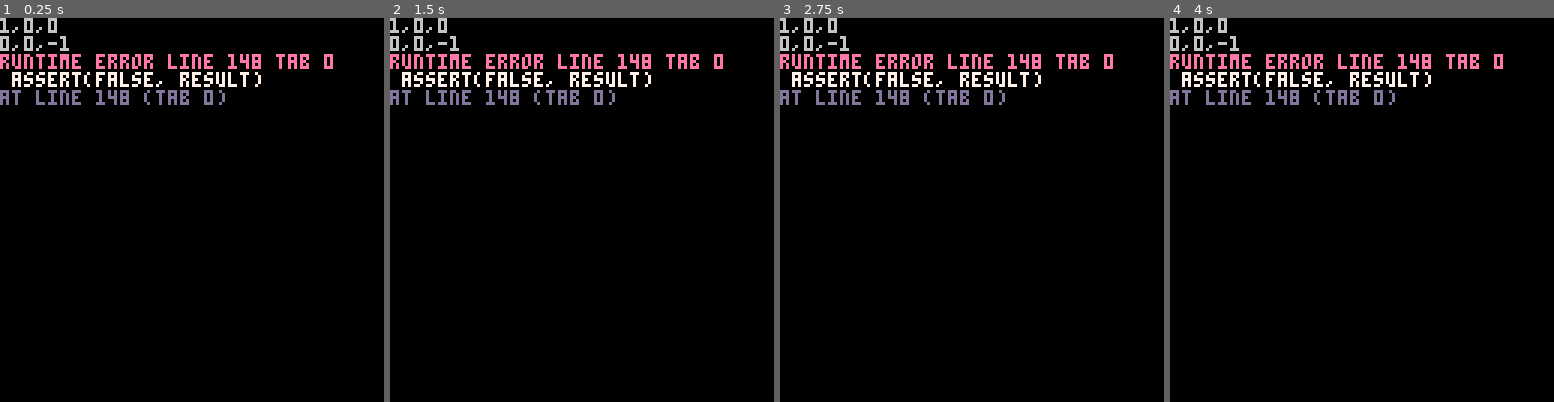
Above: before the commit, frames 1-4 (left to right).
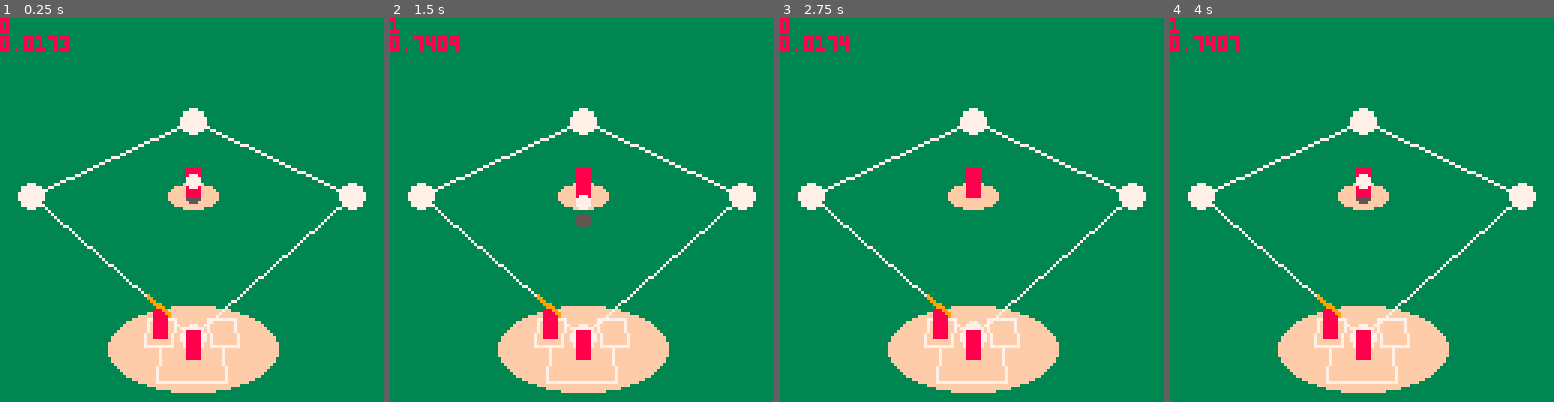
Above: after the commit, the same moments.

Repository: nucleartide/Baseball-WIth-Friends
Game: PICO-8 cartridge baseball-with-friends.p8
Two runs of this game, one before a commit and one after it. Both use one fixed random seed, a clock stepped at 60 frames per second and the inputs below.
Inputs:
- Up to frame 1 (0.25 s): no input
- Up to frame 2 (1.5 s): tap O (Z key) at 0.33, 0.7, 1.43 s; tap X (X key) at 1.07 s
- Up to frame 3 (2.75 s): hold Left 1.97-2.37 s; tap X (X key) at 2.07, 2.4, 2.73 s; tap O (Z key) at 2.22 s; hold Down from 2.42 s (still down)
- Up to frame 4 (4 s): release Down at 2.82 s; hold Right 2.87-3.53 s; tap X (X key) at 3.07, 3.4, 3.73 s; tap O (Z key) at 3.1, 3.98 s; hold Up from 3.58 s (still down)

The runs differ from the first frame. In frame 1, 100% of the frame differs, in the area x 0-100%, y 0-100%; in frame 2, 100%; in frame 3, 100%; in frame 4, 100%.
Error before the commit: runtime error line 148 tab 0; assert(false, result); at line 148 (tab 0)

Commit message:
draw bat

Diff:
--- a/baseball-with-friends.p8
+++ b/baseball-with-friends.p8
@@ -223,23 +223,14 @@
 batter_running_unsafe = 3
 batter_running_safe = 4
 
+-- goal for today: get this bat drawn and animated.
 function batter(x, z, player_num, handedness)
-    -- handedness = handedness or 'right'
-    -- local bat_aim_x = handedness=='right' and 5 or -5
-
     -- determine the rel_to_home_plate_pos.
     handedness = handedness or 'right'
     local rel_to_home_plate_x = handedness=='right' and -7 or 7
-
-    -- computed props:
-    -- get_batter_worldspace(batter, home_plate_pos)
-
-    -- maintain 2 points in batter space to create the bat.
-    -- local top_point = vec3() -- y=topofchar, x=-side*2
-    local bottom_point = vec3() -- y=halfheight, x=side*2
-    -- rotate the bottom point in order to swing the bat.
-
-    return assign(player(vec3(x, 0, z), player_num), {
+    local player_obj = player(vec3(x, 0, z), player_num)
+
+    return assign(player_obj, {
         -- state of player.
         state = batter_batting,
 
@@ -248,7 +239,19 @@
         handedness = handedness,
 
         -- relative to home_plate_pos.
+        -- this is where the batter stands at home plate.
         rel_to_home_plate_pos = vec3(rel_to_home_plate_x, 0, 0),
+
+        -- data representation of a held bat.
+        -- pivot --- bat_knob ===== bat_end
+        pivot = vec3(2.5, player_obj.h*.5, 0),
+        pivot_to_bat_knob_len = .5,
+        bat_knob_to_bat_end_len = 5,
+
+        bat_z_angle = -.125, -- apply this rotation first.
+        bat_aim_angle = 0, -- use this to determine swing axis.
+        bat_swing_angle = 0, -- angle around swing axis.
+        -- get_swing_axis
 
         --
         -- bat animation fields.
@@ -278,6 +281,7 @@
 end
 
 function get_batter_worldspace(b, home_plate_pos)
+    assert(home_plate_pos~=nil)
     return worldspace(home_plate_pos, b.rel_to_home_plate_pos)
 end
 
@@ -403,6 +407,32 @@
 function draw_batter(b)
     assert(bases[1].x~=nil)
     draw_player(b, get_batter_worldspace(b, bases[1]))
+
+    --
+    -- draw the player's bat.
+    --
+
+    -- compute the knob point.
+    local knob = vec3()
+    knob.y += b.pivot_to_bat_knob_len
+
+    -- compute the end point.
+    local bat_end = vec3_set(vec3(), knob)
+    bat_end.y += b.bat_knob_to_bat_end_len
+
+    -- rotate.
+    local angle = b.bat_z_angle
+    local rotated_knob = rotate_angle_axis(knob, angle, vec3(0, 0, 1))
+    local rotated_bat_end = rotate_angle_axis(bat_end, angle, vec3(0, 0, 1))
+
+    -- draw.
+    local world_pos = get_batter_worldspace(b, bases[1])
+    local pivot_pos = worldspace(world_pos, b.pivot)
+    local sx1, sy1 = world2screen(worldspace(pivot_pos, rotated_knob))
+    local sx2, sy2 = world2screen(worldspace(pivot_pos, rotated_bat_end))
+    for i=0,1 do
+        line(sx1, sy1+i, sx2, sy2+i, 9)
+    end
 
     --[[
     -- determine world pos.
--- a/utils.p8
+++ b/utils.p8
@@ -145,7 +145,7 @@
 	local result = rotate_angle_axis(v1, angle, axis)
 	vec3_print(v1)
 	vec3_print(result)
-	assert(false, result)
+	-- assert(false, result)
 end
 
 --
